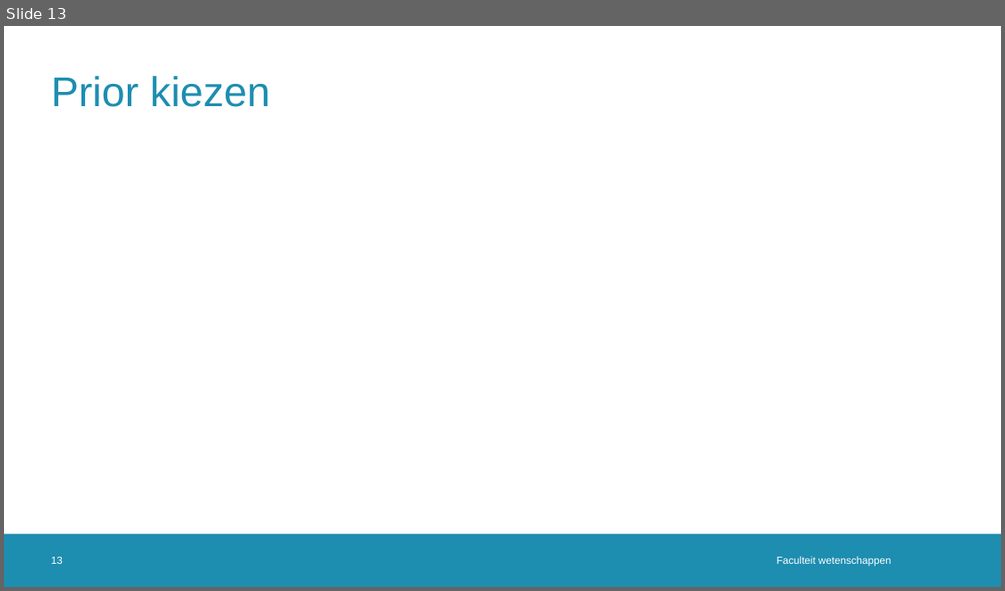
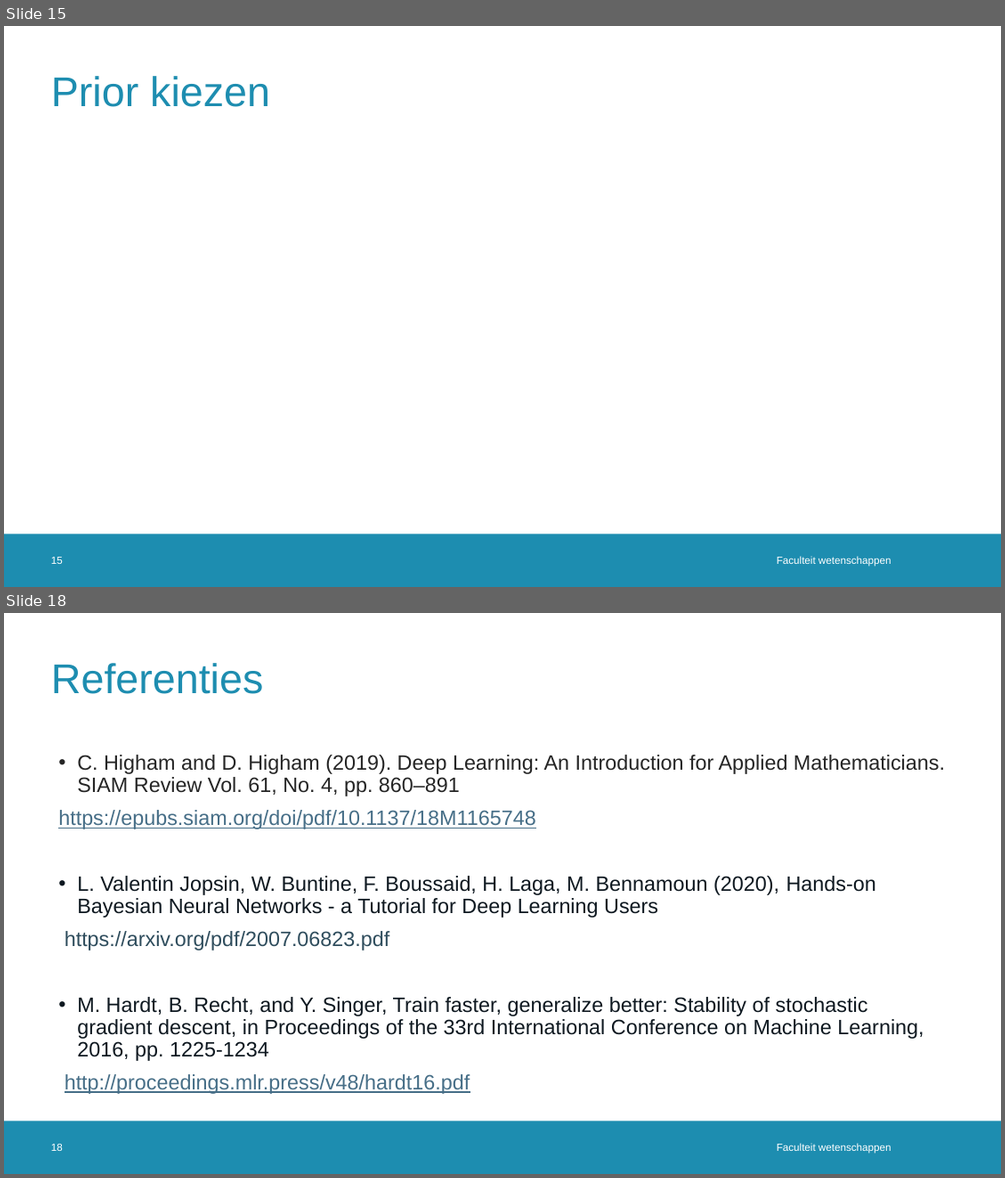
Before and after one commit to JoppeDJ/BachelorProef, a slide deck: Literatuurstudie/Literatuurstudie_ppt.pptx. Shown one above the other, each under a label of ours: slide 13 before the commit, slides 15 and 18 after it; the slides between them are not shown. The pictures are 1005x591 and 1005x1178 pixels, drawn with LibreOffice and Linux fonts; fonts in the diff are those of the drawing; background and template pictures are left out. Boxes give left, top, right and bottom in pixels: in the first picture for what was removed or moved away, otherwise in the second. Text is boxed around its words. In the diff, an @@ line names an element or a change of style, - is before the commit and + after.

```diff
--- a/Literatuurstudie/Literatuurstudie_ppt.pptx
+++ b/Literatuurstudie/Literatuurstudie_ppt.pptx
@@ slide 18 added at (x1=4, y1=613, x2=1001, y2=1174), background #FFFFFF; not listed: 1 template element that a slide beside it also shows @@
@@ title added at (x1=51, y1=663, x2=263, y2=694), 40 pt, text #1D8DB0 @@
+Referenties
@@ text added at (x1=58, y1=755, x2=945, y2=1094), 20 pt, text #0E1820 @@
+• C. Higham and D. Higham (2019). Deep Learning: An Introduction for Applied Mathematicians. SIAM Review Vol. 61, No. 4, pp. 860–891
+https://epubs.siam.org/doi/pdf/10.1137/18M1165748
+• L. Valentin Jopsin, W. Buntine, F. Boussaid, H. Laga, M. Bennamoun (2020), Hands-on Bayesian Neural Networks - a Tutorial for Deep Learning Users
+https://arxiv.org/pdf/2007.06823.pdf
+• M. Hardt, B. Recht, and Y. Singer, Train faster, generalize better: Stability of stochastic gradient descent, in Proceedings of the 33rd International Conference on Machine Learning, 2016, pp. 1225-1234
+http://proceedings.mlr.press/v48/hardt16.pdf
@@ page number added at (x1=51, y1=1143, x2=63, y2=1151), 10 pt, text #FFFFFF @@
+18
@@ text added at (x1=777, y1=1143, x2=890, y2=1153), 10 pt, text #FFFFFF @@
+Faculteit wetenschappen
@@ what was slide 13 is now slide 15 @@
@@ page number at (x1=51, y1=556, x2=63, y2=564): text changed @@
-13
+15
```
Also in this commit, not shown: 7 slides changed, 1 other slide added, 1 slide removed, 1 other file.
